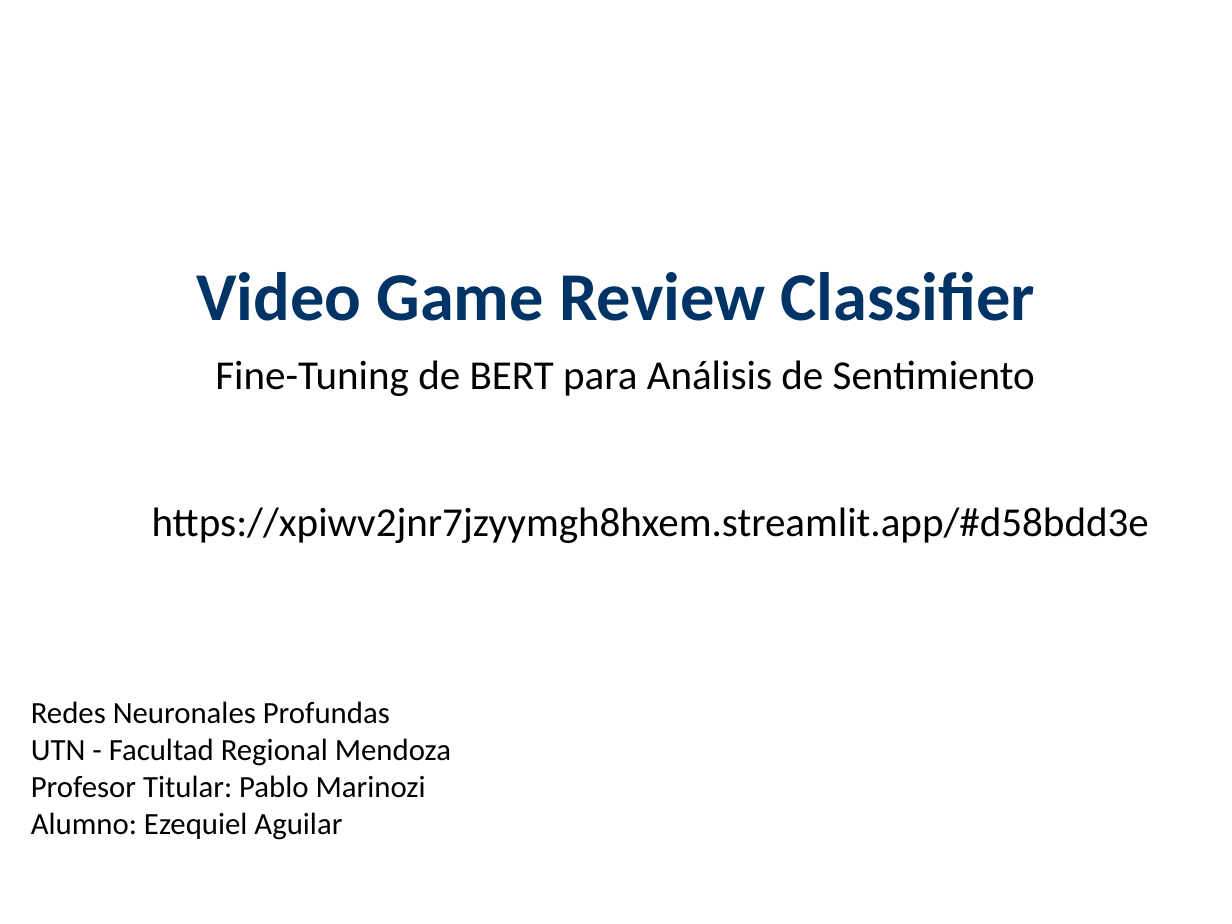
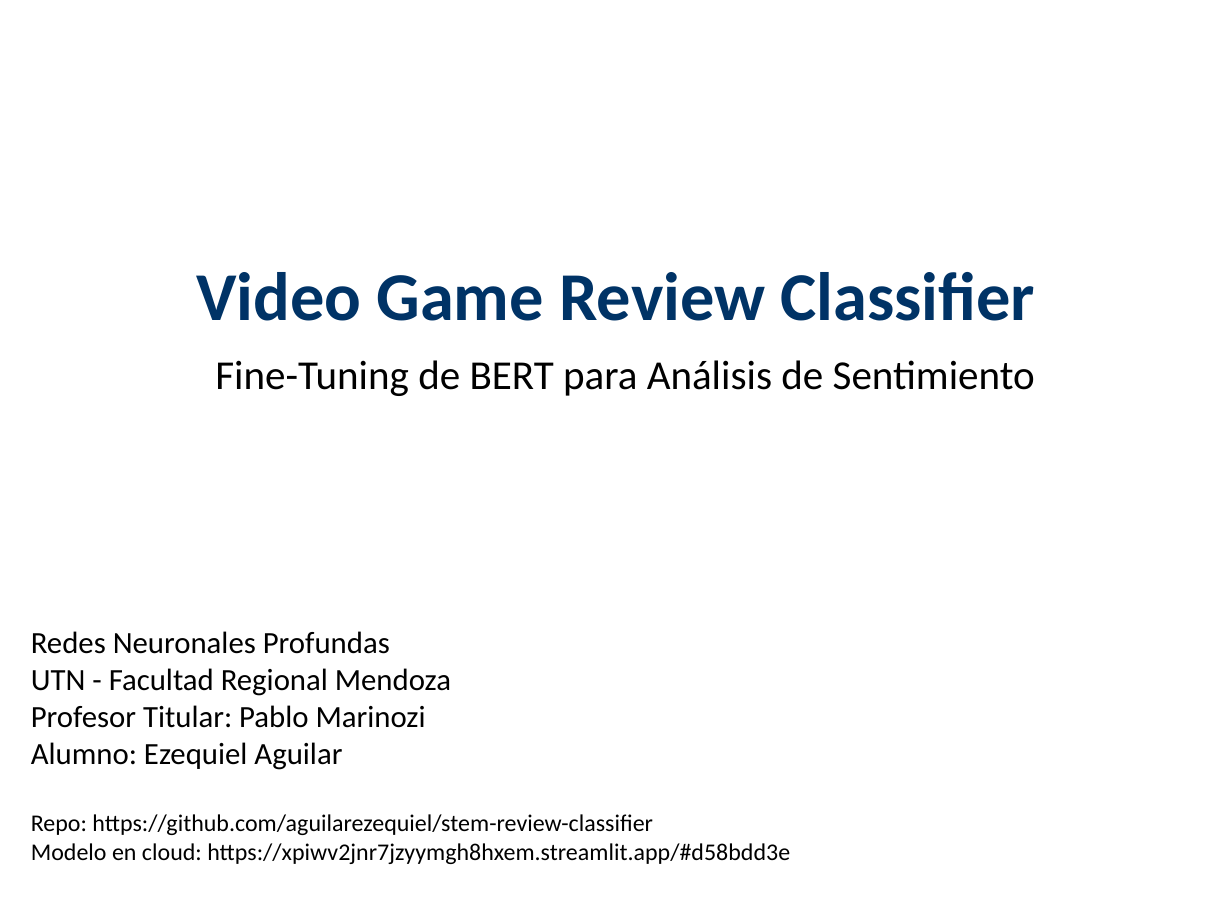
Before and after one commit to aguilarezequiel/stem-review-classifier, a slide deck: slide 1 of docs/Presentacion_Final_Steam_Classifier.pptx. Drawn at 1232x924 pixels with LibreOffice and Linux fonts; fonts in the diff are those of the drawing. Boxes give left, top, right and bottom in pixels: in the first picture for what was removed or moved away, otherwise in the second. Text is boxed around its words. In the diff, an @@ line names an element or a change of style, - is before the commit and + after.

```diff
--- a/docs/Presentacion_Final_Steam_Classifier.pptx
+++ b/docs/Presentacion_Final_Steam_Classifier.pptx
@@ text at (152,507,1149,543): paragraph removed @@
-https://xpiwv2jnr7jzyymgh8hxem.streamlit.app/#d58bdd3e
@@ text at (31,814,790,864): paragraphs added @@
+Repo: https://github.com/aguilarezequiel/stem-review-classifier
+Modelo en cloud: https://xpiwv2jnr7jzyymgh8hxem.streamlit.app/#d58bdd3e
```
Also in this commit, not shown: 27 other slides changed, 4 slides added, 2 slides removed.
